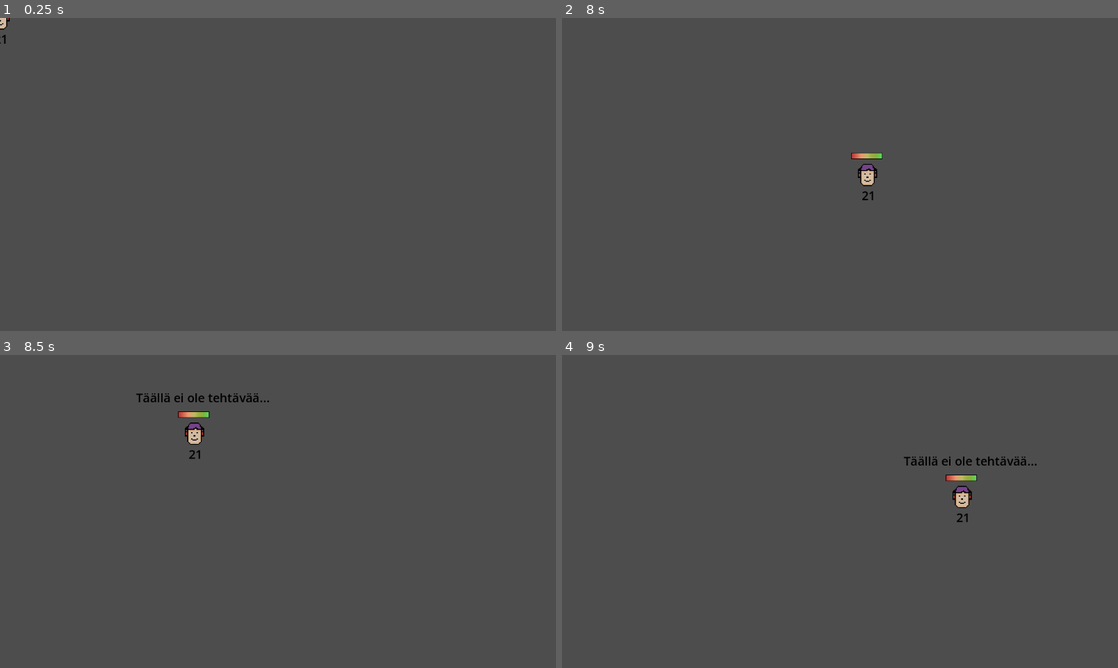
Above: before the commit, frames 1-4 (two rows, left to right).
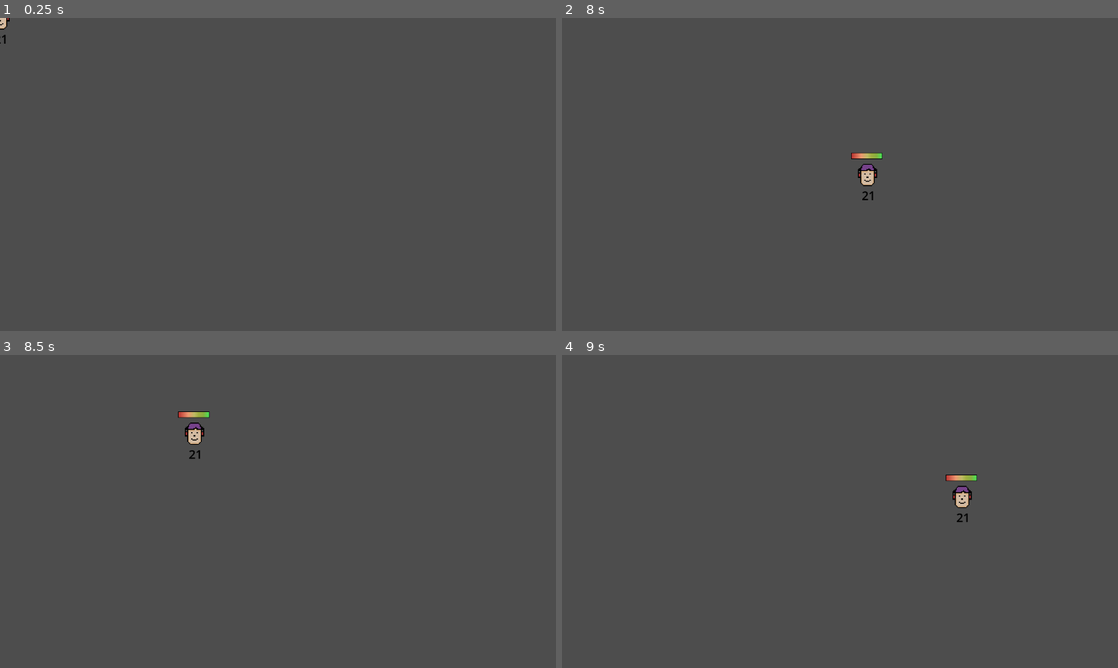
Above: after the commit, the same moments.

Repository: JuJuz1/Life-s-equilibrium
Game: Godot game, scene res://scenes/character_boy.tscn
The game is run twice, just before and just after one commit, with the same random seed, the same clock (stepped at 60 frames per second) and the same inputs. This scene is started directly instead of the project's main scene.
Inputs (mouse positions are in pixels of both pictures, inside the frame that each line leads up to):
- Up to frame 1 (0.25 s): no input
- Up to frame 2 (8 s): tap Enter at 0.5, 6.5 s; move the mouse to (962, 158) at 0.52 s; press the mouse at (962, 158) at 0.53 s; move the mouse to (728, 190) at 1.27 s; release the mouse at (728, 190) at 1.28 s; click (728, 190) at 1.35 s; move the mouse to (895, 105) at 2.02 s; press the mouse at (895, 105) at 2.03 s; move the mouse to (812, 237) at 2.77 s; release the mouse at (812, 237) at 2.78 s; click (812, 237) at 2.85 s; click (751, 52) at 3.5 s; click (751, 86) at 4.25 s; click (751, 86) at 5 s; tap Space at 5.75, 7.25 s; move the mouse to (1006, 221) at 5.77 s; press the mouse at (1006, 221) at 5.78 s; move the mouse to (673, 127) at 6.52 s; release the mouse at (673, 127) at 6.53 s; click (673, 127) at 6.6 s; move the mouse to (867, 174) at 7.27 s; press the mouse at (867, 174) at 7.28 s
- Up to frame 3 (8.5 s): tap Enter at 8 s; move the mouse to (194, 433) at 8.02 s; release the mouse at (194, 433) at 8.03 s; click (194, 433) at 8.1 s
- Up to frame 4 (9 s): tap Space at 8.75 s; move the mouse to (962, 495) at 8.77 s; press the mouse at (962, 495) at 8.78 s

Frames 1-2 are identical in both runs. In frame 3, 0.3% of the frame differs, in the area x 24-49%, y 12-20%; in frame 4, 0.3%.

Commit message:
Tweaking variables

Diff:
--- a/scenes/workplace.tscn
+++ b/scenes/workplace.tscn
@@ -195,7 +195,7 @@
 editor_description = "https://freesound.org/people/Gammelsmurfen778/sounds/474005/
 CC 0"
 stream = ExtResource("4_teqxm")
-volume_db = -4.0
+volume_db = -8.0
 
 [node name="AudioStreamPlayer2" type="AudioStreamPlayer" parent="."]
 editor_description = "https://freesound.org/people/Gammelsmurfen778/sounds/474005/
--- a/scripts/character.gd
+++ b/scripts/character.gd
@@ -144,6 +144,8 @@
 		timer_sickness.stop()
 		return
 
+	# Randomness to starting timers
+	await get_tree().create_timer(randi_range(1, 5)).timeout
 	timer_age.start()
 	timer_energy.start()
 	# timer_production.start()
@@ -178,14 +180,15 @@
 	else:
 		change = _energy
 	energy = clamp(energy + change, 0, 100)
-	# "afk"
-	if (facility == "dormitory" or facility == "null") and not sickness:
-		labels.state_label_show(nothing_to_do_messages)
-	# Recreation
-	if energy < 100 and facility == "recreation_zone" and not sickness:
-		labels.state_label_show(recreation_messages[0])
-	if energy == 100 and not sickness:
-		labels.state_label_show(recreation_messages[1])
+	if not sickness:
+		# "afk"
+		if (facility == "dormitory" or facility == "null"):
+			labels.state_label_show(nothing_to_do_messages)
+		# Recreation
+		if energy < 100 and facility == "recreation_zone":
+			labels.state_label_show(recreation_messages[0])
+		if energy == 100 and not (facility == "workplace"):
+			labels.state_label_show(recreation_messages[1])
 	# TODO: for testing
 	if energy < ENERGY_LOW:
 		if not sickness:
--- a/scripts/world.gd
+++ b/scripts/world.gd
@@ -28,7 +28,7 @@
 
 ## Day-night cycle
 @onready var timer_cycle = $TimerCycle
-const TIMER_CYCLE_TIME: int = 30 #TODO
+const TIMER_CYCLE_TIME: int = 45 # TODO
 
 ## Production of the town and limit when a new character arrives
 var production: int = 0
@@ -108,17 +108,15 @@
 	await tutorial_over
 	tween_arrow.stop()
 	tween_character.stop()
-
 	await get_tree().create_timer(1).timeout
 
 	# Audio
 	audio_music.play()
 	var tween_music: Tween = create_tween().set_ease(Tween.EASE_IN_OUT).set_trans(Tween.TRANS_CUBIC)
 	tween_music.tween_property(audio_music, "volume_db", 0, 2)
-
 	await get_tree().create_timer(1).timeout
+
 	canvas_dim(false)
-
 
 	tween_arrow = create_tween().set_ease(Tween.EASE_IN_OUT).set_trans(Tween.TRANS_CUBIC)
 	tween_arrow.tween_property($UI/SpriteArrow, "modulate:a", 0, 1)
@@ -133,7 +131,7 @@
 		character_first.material = null
 		)
 
-	for i in 2:
+	for i in 3:
 		await get_tree().create_timer(2).timeout
 		character_new_spawn()
 
@@ -261,12 +259,13 @@
 			# Bring back to previous position
 			tween_out.tween_property(character, "global_position", characters_positions[i], 1.5)
 			tween_out.finished.connect(func() -> void:
-				character.energy_amend(20)
 				character.input_prevent = false
 				character.timers_state_change(true)
+				await get_tree().create_timer(0.5).timeout
+				character.energy_amend(15)
 				)
 
-	await get_tree().create_timer(1.5).timeout
+	await get_tree().create_timer(1).timeout
 	print("NIGHT FINISHED")
 
 
@@ -334,7 +333,7 @@
 	production += value
 	#print("PRODUCTION LIMIT: " + str(production_limit))
 	if production >= production_limit:
-		production_limit += int(production_limit * 0.8) #lerp(production, production + production_limit, 1)
+		production_limit += int(production_limit * 0.75) #lerp(production, production + production_limit, 1)
 		character_new_spawn()
 		#print("NEW PRODUCTION LIMIT: " + str(production_limit))
 	#print("PRODUCTION: " + str(production))
